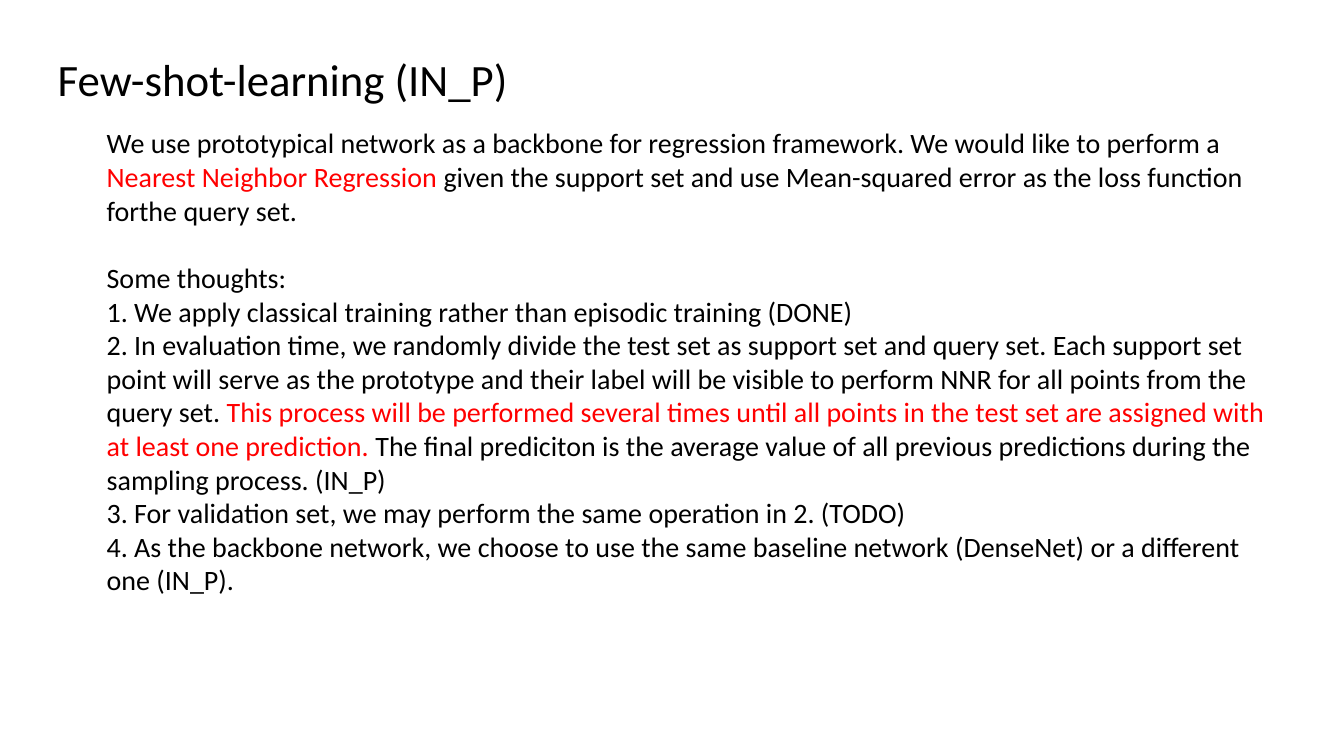
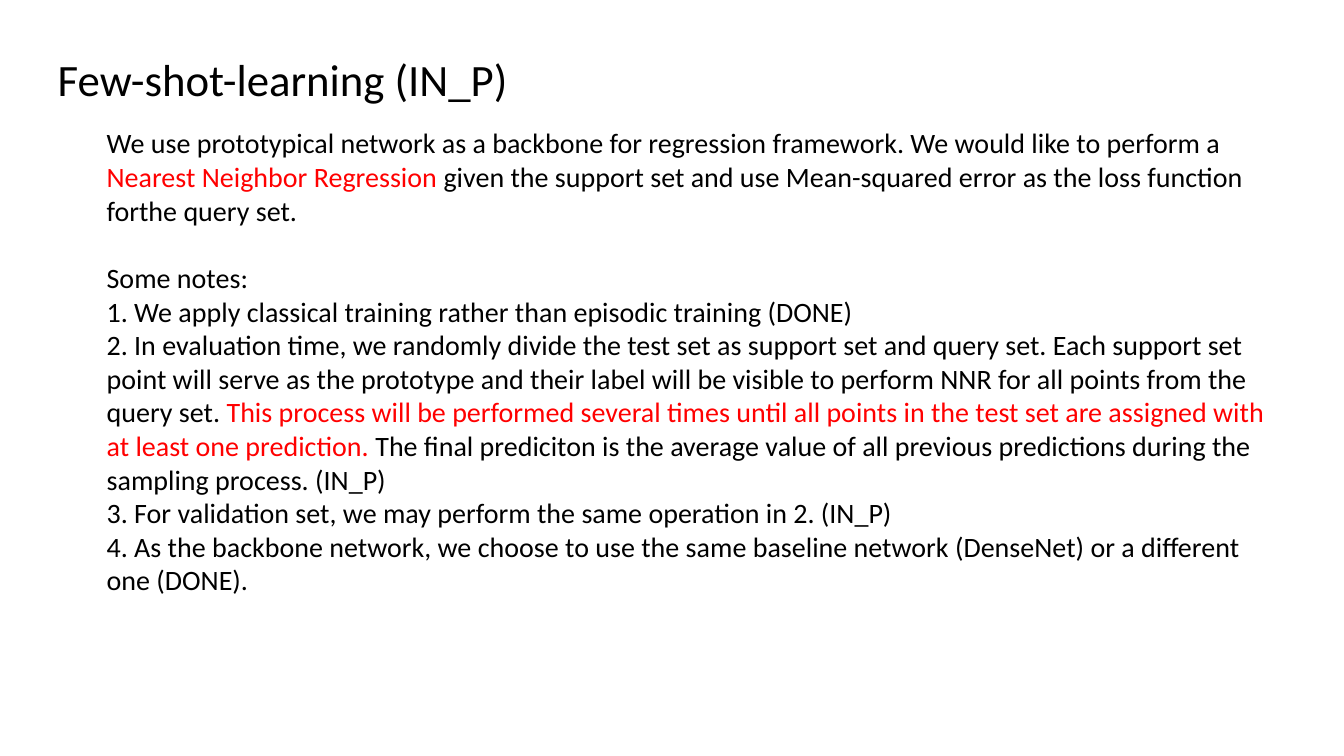
Before and after one commit to hanzhiwangchn/Microstructure_Age_Prediction, a slide deck: slide 6 of summary.pptx (slide 7 before the commit). Drawn at 1344x756 pixels with LibreOffice and Linux fonts; fonts in the diff are those of the drawing; background and template pictures are left out. Boxes give left, top, right and bottom in pixels: in the first picture for what was removed or moved away, otherwise in the second. Text is boxed around its words. In the diff, an @@ line names an element or a change of style, - is before the commit and + after.

```diff
--- a/summary.pptx
+++ b/summary.pptx
@@ text at <box>107,269,248,289</box>: text changed @@
-Some thoughts:
+Some notes:
@@ text at <box>107,502,1239,594</box>: text changed @@
-3. For validation set, we may perform the same operation in 2. (TODO)
-4. As the backbone network, we choose to use the same baseline network (DenseNet) or a different one (IN_P).
+3. For validation set, we may perform the same operation in 2. (IN_P)
+4. As the backbone network, we choose to use the same baseline network (DenseNet) or a different one (DONE).
```
Also in this commit, not shown: 4 other slides changed, 2 slides added, 1 slide removed, 41 other files.
